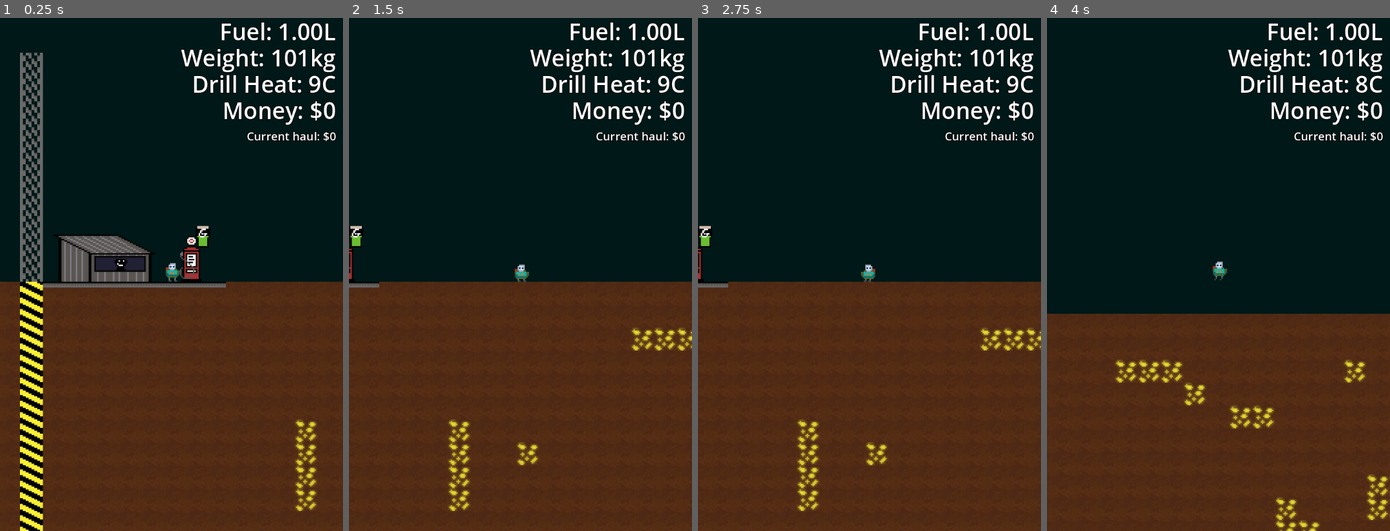
Above: before the commit, frames 1-4 (left to right).
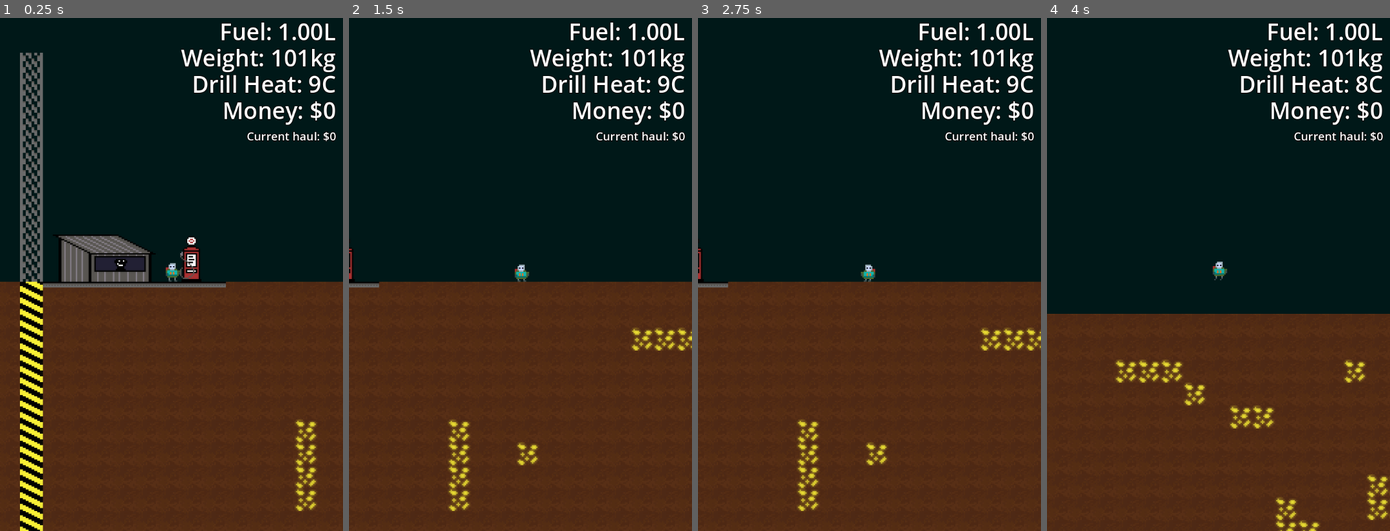
Above: after the commit, the same moments.

Repository: brikr/ludum-dare-57
Game: Godot game, scene res://scenes/main/main.tscn
Two runs of this game, one before a commit and one after it. Both use one fixed random seed, a clock stepped at 60 frames per second and the inputs below. This scene is started directly instead of the project's main scene.
Inputs (mouse positions are in pixels of both pictures, inside the frame that each line leads up to):
- Up to frame 1 (0.25 s): no input
- Up to frame 2 (1.5 s): tap Enter at 0.5 s; move the mouse to (595, 248) at 0.52 s; hold D (move_right) from 0.53 s (still down); tap F (interact) at 0.6 s; tap Space (jump) at 0.77 s; move the mouse to (451, 300) at 1.27 s; click (451, 300) at 1.35 s
- Up to frame 3 (2.75 s): tap Space (jump) at 1.52 s; move the mouse to (903, 161) at 2.02 s; release D (move_right) at 2.03 s; hold A (move_left) from 2.03 s (still down); tap F (interact) at 2.1 s
- Up to frame 4 (4 s): move the mouse to (1201, 377) at 2.77 s; release A (move_left) at 2.78 s; hold D (move_right) from 2.78 s (still down); click (1201, 377) at 2.85 s; tap Space (jump) at 3.02, 3.77 s; move the mouse to (1321, 351) at 3.52 s; tap F (interact) at 3.6 s

The runs differ from the first frame. In frame 1, 0.1% of the frame differs, in the area x 57-61%, y 40-45%; in frame 2, 0.1%, in the area x 0-4%, y 40-45%; in frame 3, 0.1%; in frame 4, nothing differs.

Commit message:
move gonst 2

Diff:
--- a/scenes/main/main.gd
+++ b/scenes/main/main.gd
@@ -16,5 +16,4 @@
 func place_gonster():
   var gonster_instance = gonster_scene.instantiate()
   gonster_instance.position = GameState.gonster_init_position
-  gonster_instance.position = Vector2i(120, 120)
   add_child(gonster_instance)
